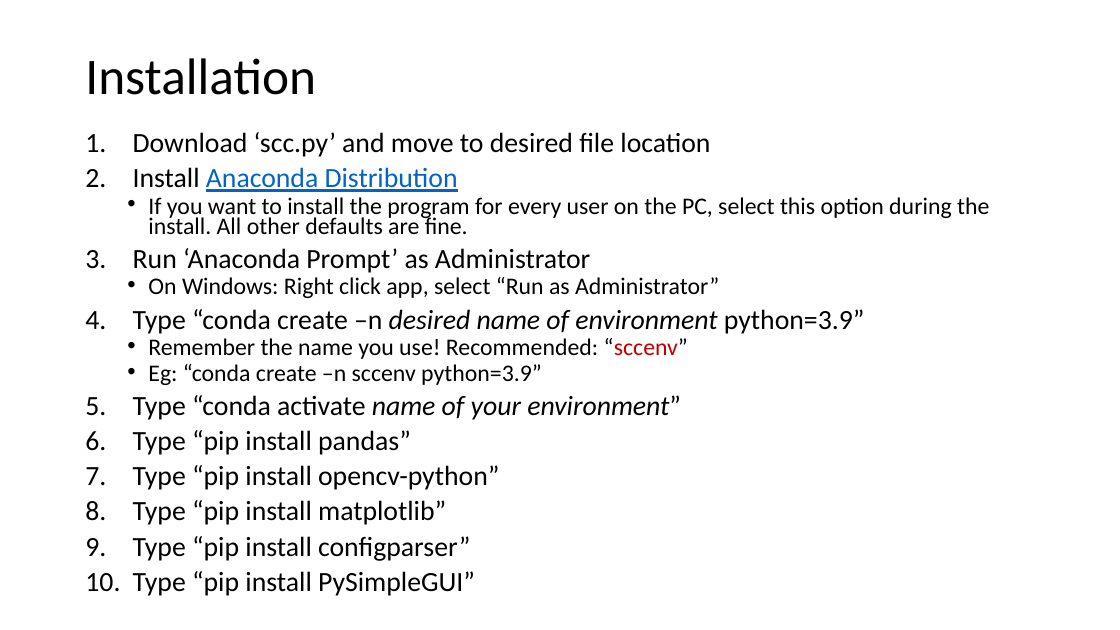
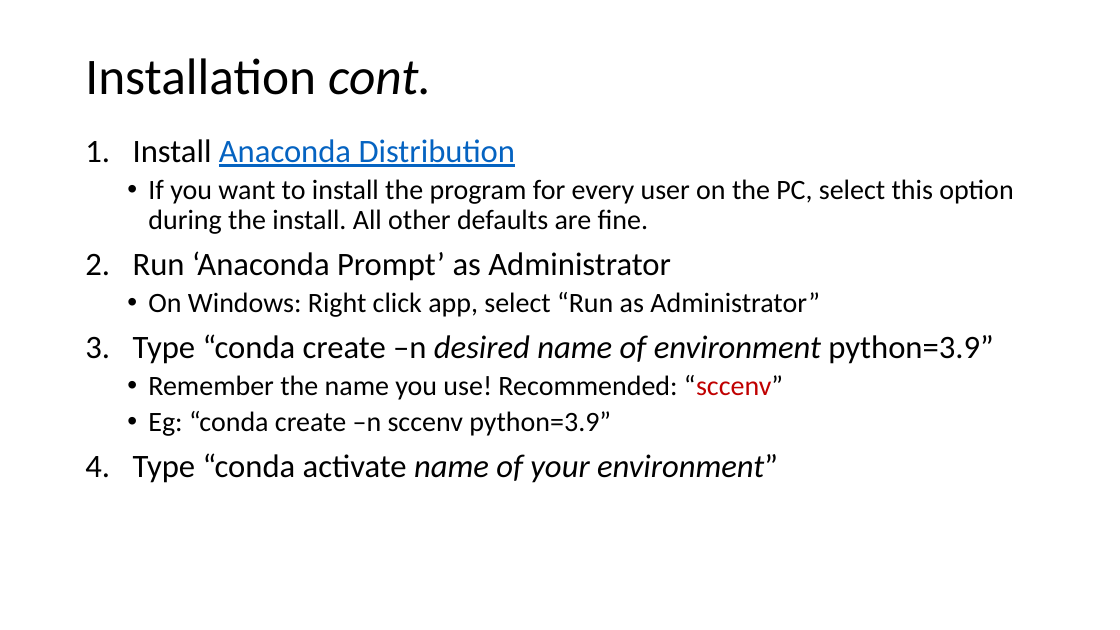
Before and after one commit to aneeshbal/SimpylCellCounter, a slide deck: slide 2 of Tutorials/scc2.0Protocols.pptx (slide 1 before the commit). Drawn at 1120x630 pixels with LibreOffice and Linux fonts; fonts in the diff are those of the drawing. Boxes give left, top, right and bottom in pixels: in the first picture for what was removed or moved away, otherwise in the second. Text is boxed around its words. In the diff, an @@ line names an element or a change of style, - is before the commit and + after.

```diff
--- a/Tutorials/scc2.0Protocols.pptx
+++ b/Tutorials/scc2.0Protocols.pptx
@@ title at <box>85,58,431,95</box>: text changed @@
-Installation
+Installation cont.
@@ text "Install Anaconda Distribution" at <box>133,139,1013,483</box>: size 23.8 to 28 pt in "Install Anaconda Distribution", "Run ‘Anaconda Prompt’ as Administrator", "Type “conda create –n desired name of ...", "Type “conda activate name of your environment”"; size 20.4 to 24 pt in "If you want to install the program ...", "On Windows: Right click app, select “Run ...", "Remember the name you use! Recommended: “sccenv”", "Eg: “conda create –n sccenv python=3.9”"; line spacing 0.7 to 0.9 @@
@@ text at <box>133,132,710,157</box>: paragraph removed @@
-1. Download ‘scc.py’ and move to desired file location
@@ text at <box>133,430,499,596</box>: paragraphs removed @@
-6. Type “pip install pandas”
-7. Type “pip install opencv-python”
-8. Type “pip install matplotlib”
-9. Type “pip install configparser”
-10. Type “pip install PySimpleGUI”
```
Also in this commit, not shown: 7 other slides changed, 2 slides added, 1 slide removed, 1 other file.
